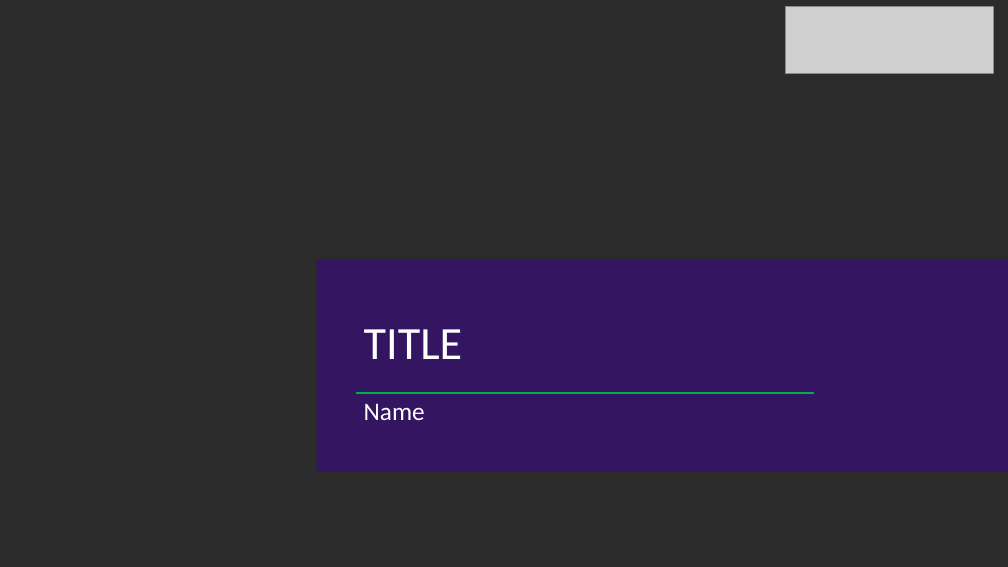
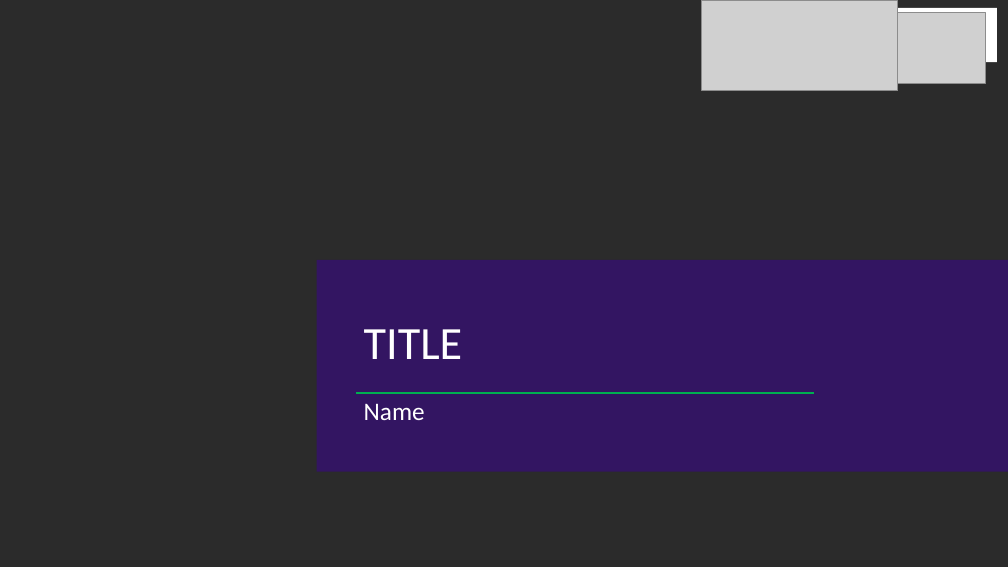
Before and after one commit to adilsaascraft/eposter-frontend, a slide deck: slide 1 of public/Faculty_Template.pptx. Drawn at 1008x567 pixels with LibreOffice and Linux fonts; fonts in the diff are those of the drawing; grey boxes stand for pictures; background and template pictures are left out; a plain dark background stands for a picture behind light text. Boxes give left, top, right and bottom in pixels: in the first picture for what was removed or moved away, otherwise in the second. Text is boxed around its words. In the diff, an @@ line names an element or a change of style, - is before the commit and + after.

```diff
--- a/public/Faculty_Template.pptx
+++ b/public/Faculty_Template.pptx
@@ picture resized from (x1=786, y1=6, x2=993, y2=73) to (x1=702, y1=1, x2=898, y2=91) @@
@@ rectangle added at (x1=851, y1=8, x2=997, y2=62), fill #FFFFFF @@
@@ picture added at (x1=895, y1=13, x2=985, y2=84) @@
```
Also in this commit, not shown: 3 other slides changed, 2 slides added, 2 slides removed, 1 other file.
